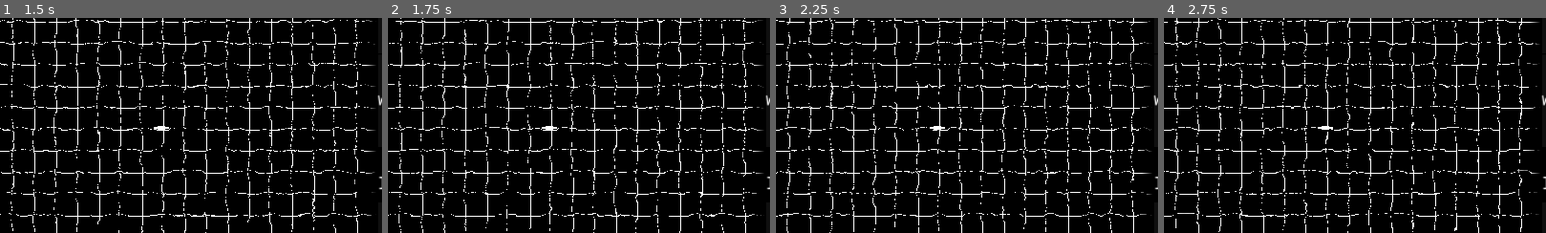
Above: before the commit, frames 1-4 (left to right).
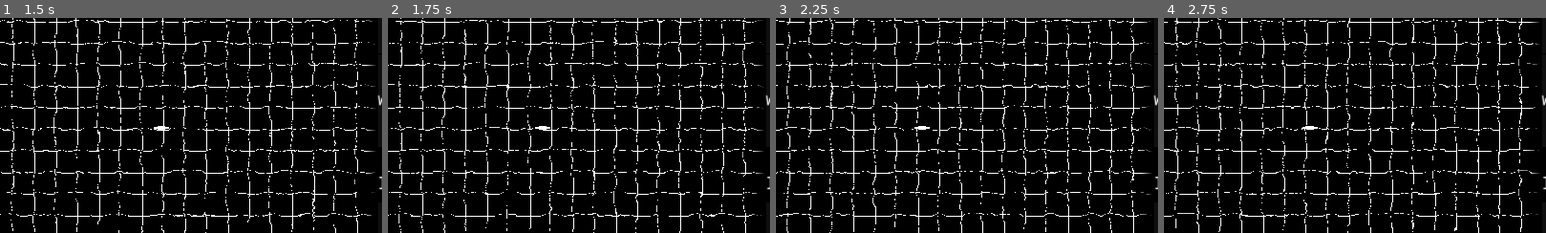
Above: after the commit, the same moments.

Repository: wdfeer/seabattle
Game: Godot game, scene res://src/splash.tscn
Same seed, same stepped clock (60 frames per second), same inputs: the game is played once before the commit and once after it.
Inputs (mouse positions are % of the whole screen's width and height, from its top left):
- Up to frame 1 (1.5 s): move the mouse to (72, 45) at 0.52 s; press the mouse at (72, 45) at 0.53 s; hold D (right) 0.53-1.28 s; move the mouse to (30, 55) at 1.27 s; release the mouse at (30, 55) at 1.28 s; hold S (down) from 1.28 s (still down); click (30, 55) at 1.35 s
- Up to frame 2 (1.75 s): keep holding S (down)
- Up to frame 3 (2.25 s): release S (down) at 2 s; click "Ready" at 2 s
- Up to frame 4 (2.75 s): no input
The pictures show only the part of the screen within x 7-57%, y 24-74%; the shares and areas given below are measured in that part.

Frame 1 is identical in both runs. In frame 2, less than 0.1% of the frame differs, in the area x 38-45%, y 50-52%; in frame 3, 0.1%, in the area x 36-48%, y 50-60%; in frame 4, less than 0.1%.
Error before the commit: Parse Error: Could not resolve external class member "movement_mode". (res://src/boats/player_controller.gd:10)

Commit message:
Implement shooting

Diff:
--- a/src/boats/boat.gd
+++ b/src/boats/boat.gd
@@ -5,7 +5,7 @@
 @export var max_hp: float = 10
 @export var proj_damage: float = 1
 @export var fire_rate: float = 3
-@export var proj_velocity: float = 100
+@export var proj_velocity: float = 600
 
 @onready var body: BoatBody = $Body
 @onready var shooter: BoatShooter = $Shooter
--- a/src/boats/player_controller.gd
+++ b/src/boats/player_controller.gd
@@ -25,4 +25,6 @@
 			boat.sail_forward(delta * v_parallel)
 
 func process_shooting(delta: float):
-	pass
+	if Input.is_action_pressed("shoot") and boat.shooter.can_shoot():
+		var dir = boat.global_position.direction_to(boat.get_global_mouse_position())
+		boat.shooter.shoot(dir)
--- a/src/game.tscn
+++ b/src/game.tscn
@@ -36,7 +36,7 @@
 
 [sub_resource type="ShaderMaterial" id="ShaderMaterial_4rr24"]
 shader = ExtResource("4_28ht4")
-shader_parameter/circle_size = 0.05
+shader_parameter/circle_size = 0.002
 shader_parameter/circle_centers = PackedVector2Array()
 shader_parameter/circle_count = 0
 
--- a/src/static/control_options.gd
+++ b/src/static/control_options.gd
@@ -1,7 +1,7 @@
 class_name ControlOptions
 extends Object
 
-static var movement_mode: MovementMode = ControlMode.Steering
+static var movement_mode: MovementMode = MovementMode.Steering
 
 enum MovementMode {
 	Direct, Steering
--- a/src/static/projectile_system.gd
+++ b/src/static/projectile_system.gd
@@ -21,6 +21,7 @@
 		p.pos += p.vel * delta
 		p.life -= delta
 		# TODO: process collisions
+	projectiles = projectiles.filter(func(p): return p.life > 0)
 
 class Projectile:
 	var pos: Vector2
